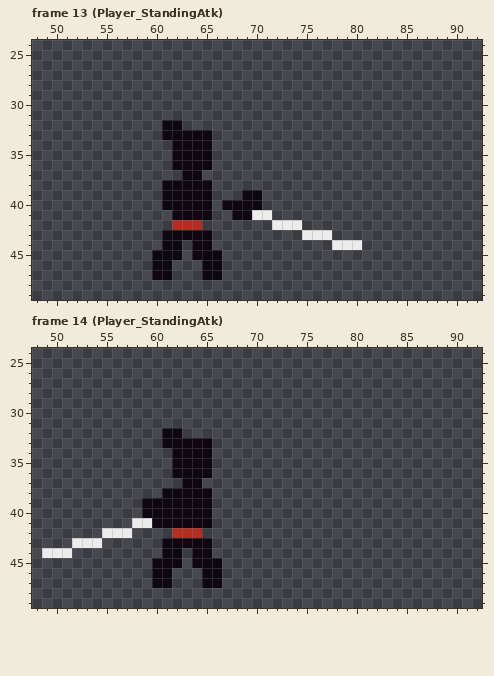
Pixel-art file -- Assets/Player/T_Player.aseprite. That is the earlier state.
128x64 pixels, 16 frames. Shown: frame 13 (Player_StandingAtk): x 48..92, y 24..49; frame 14 (Player_StandingAtk): x 48..92, y 24..49.
After:
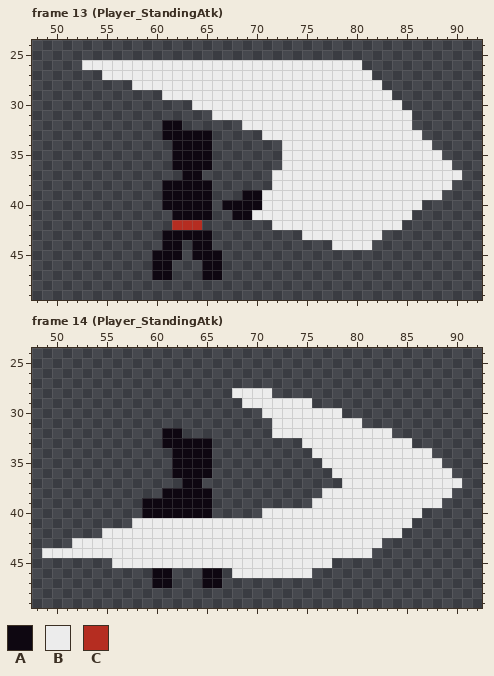
Palette (. is transparent): A #0e0711  B #ececec  C #b52d21
Author's note on the commit: Fixed dash dir bug; added slash VFX
From old to new:
layer "VFX" added
Frame 13 (Player_StandingAtk), layer "VFX":
The edit adds colour B in row 26 at x 53 to 80; in row 27 at x 55 to 81; in row 28 at x 58 to 82; in row 29 at x 61 to 83; in row 30 at x 64 to 84; in row 31 at x 66 to 85.
The edit adds colour B in row 32 at x 69 to 85; in row 33 at x 71 to 86; in row 34 at x 73 to 87; in row 35 at x 73 to 88; in row 36 at x 73 to 89; in row 37 at x 72 to 90.
The edit adds colour B in row 38 at x 72 to 89; in row 39 at x 71 to 88; in row 40 at x 71 to 86; in row 41 at x 72 to 85; in row 42 at x 75 to 84; in row 43 at x 78 to 82.
The edit adds colour B in row 44 at x 81.
Frame 14 (Player_StandingAtk), layer "VFX":
The edit adds colour B in row 28 at x 68 to 71; in row 29 at x 69 to 75; in row 30 at x 71 to 78; in row 31 at x 72 to 80; in row 32 at x 72 to 83; in row 33 at x 75 to 85.
The edit adds colour B in row 34 at x 76 to 87; in row 35 at x 77 to 88; in row 36 at x 78 to 89; in row 37 at x 79 to 90; in row 38 at x 77 to 89; in row 39 at x 76 to 88.
The edit adds colour B in row 40 at x 71 to 86; in row 41 at x 66 to 85; in row 42 at x 58 to 61 and 65 to 84; in row 43 at x 55 to 60 and 66 to 82; in row 44 at x 52 to 60, 63 and 66 to 81; in row 45 at x 56 to 59, 63 and 67 to 77.
The edit adds colour B in row 46 at x 68 to 75.
Colour A gives way to colour B in row 41 at x 60 to 65; in row 43 at x 61 to 65; in row 44 at x 61 to 62 and 64 to 65; in row 45 at x 60 to 62 and 64 to 66.
Colour C gives way to colour B in row 42 at x 62 to 64.
Where, in picture pixels (left, top, right, bottom), the same in both pictures:
added: (82, 60, 462, 250)
changed: (72, 388, 462, 578)
